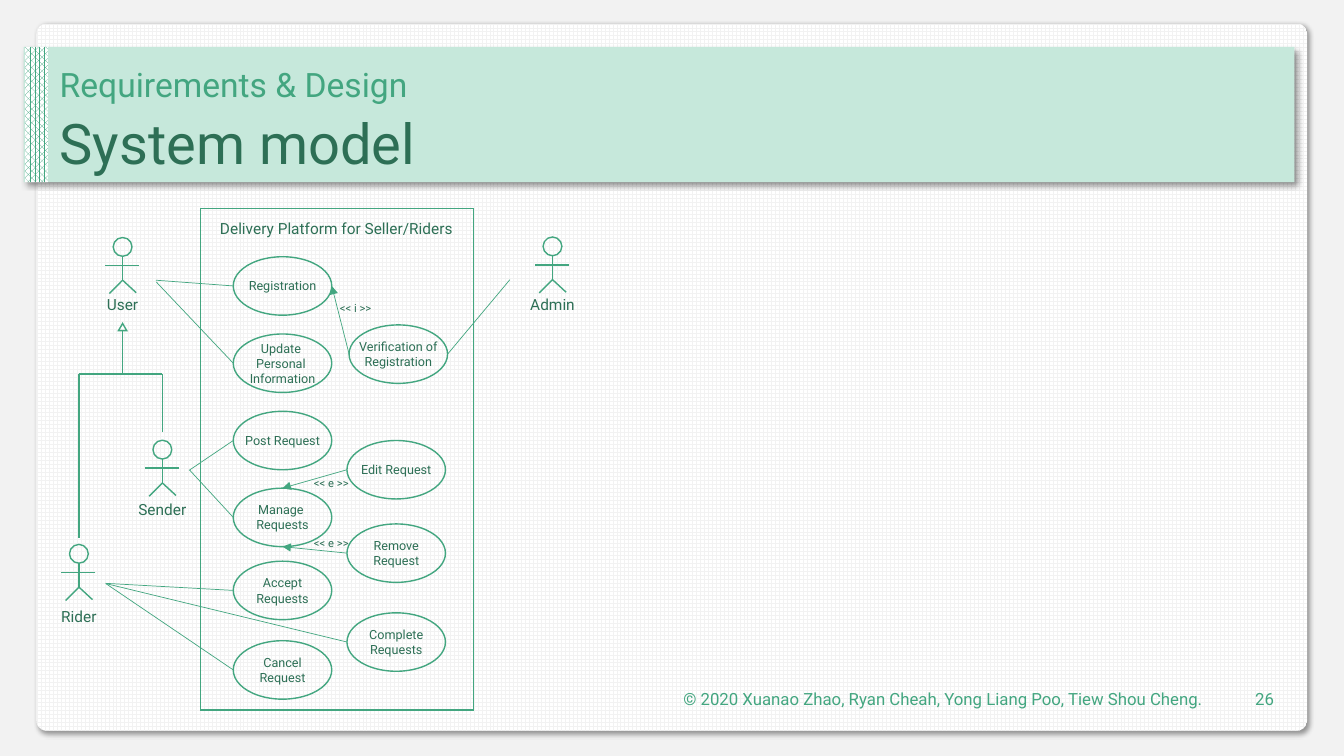
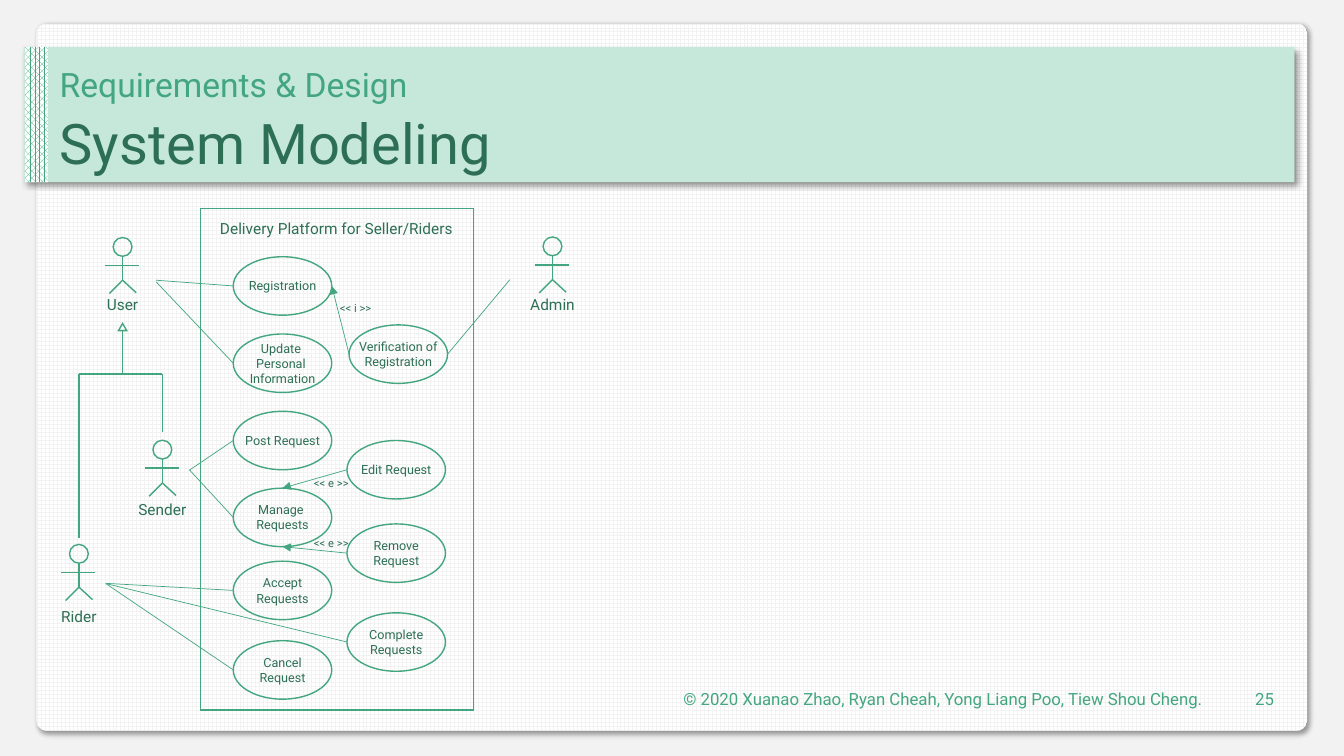
Before and after one commit to DIT202003G1/SAD-Assignment, a slide deck: slide 25 of Presentaion.pptx (slide 26 before the commit). Drawn at 1344x756 pixels with LibreOffice and Linux fonts; fonts in the diff are those of the drawing. Boxes give left, top, right and bottom in pixels: in the first picture for what was removed or moved away, otherwise in the second. Text is boxed around its words. In the diff, an @@ line names an element or a change of style, - is before the commit and + after.

```diff
--- a/Presentaion.pptx
+++ b/Presentaion.pptx
@@ text at (x1=60, y1=122, x2=490, y2=176): text changed @@
-System model
+System Modeling
@@ page number at (x1=1255, y1=693, x2=1274, y2=705): text changed @@
-26
+25
```
Also in this commit, not shown: 36 other slides changed, 19 slides added, 1 slide removed.
